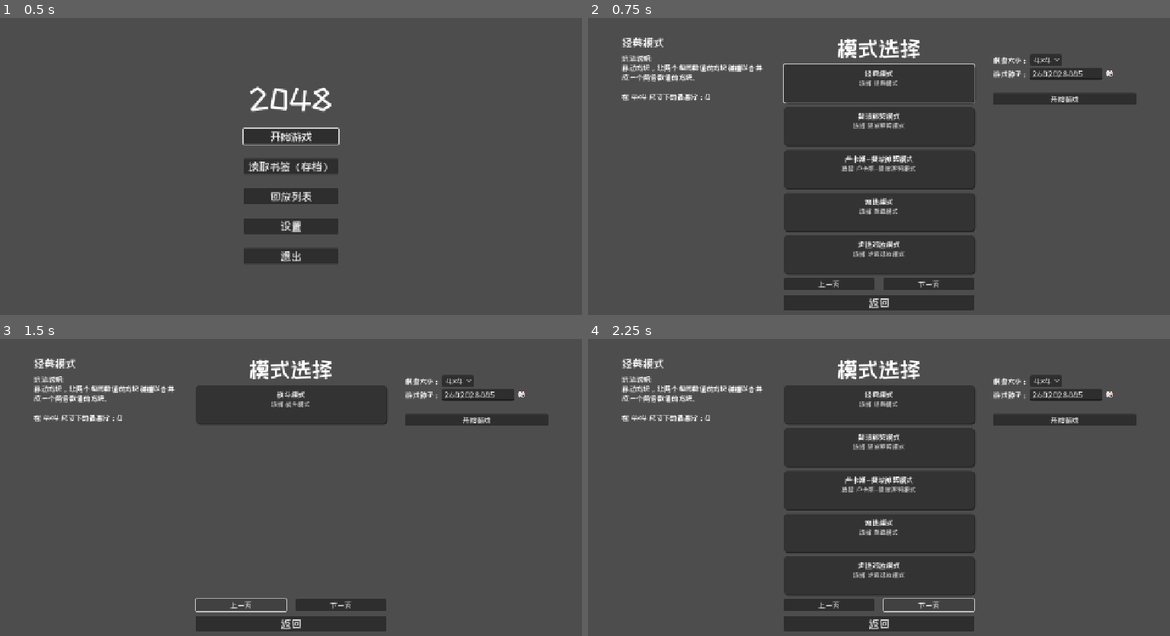
Above: before the commit, frames 1-4 (two rows, left to right).
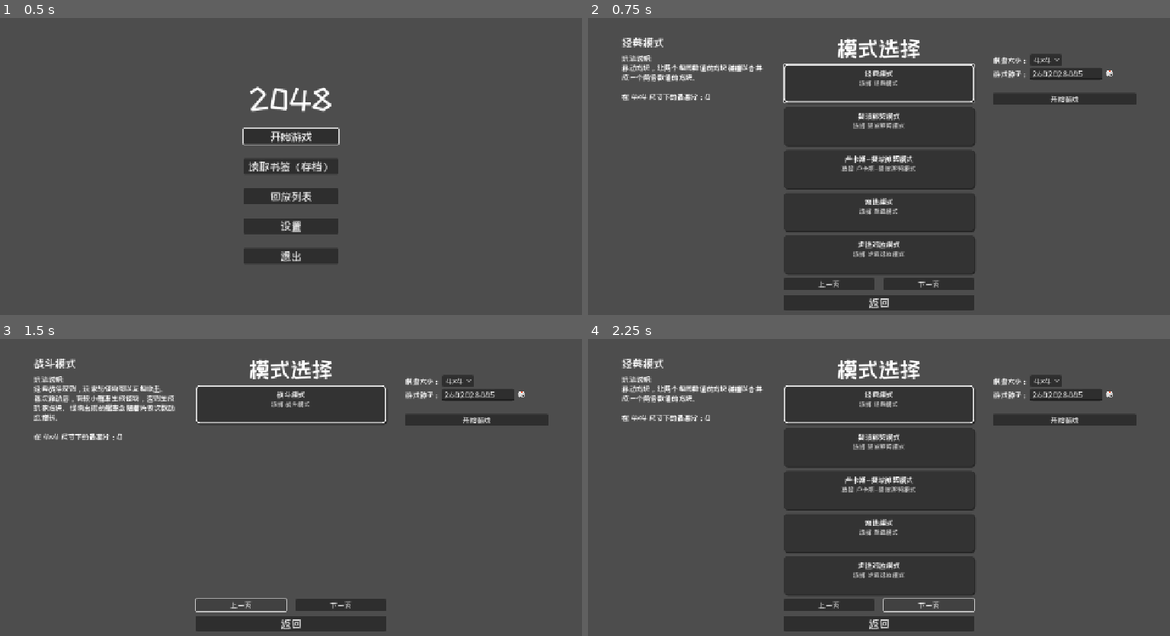
Above: after the commit, the same moments.

Repository: C76GN/2048-all-in-one
Game: Godot game, scene res://scenes/menus/main_menu.tscn
Same seed, same stepped clock (60 frames per second), same inputs: the game is played once before the commit and once after it.
Inputs:
- Up to frame 1 (0.5 s): no input
- Up to frame 2 (0.75 s): click "开始游戏" at 0.5 s
- Up to frame 3 (1.5 s): click "上一页" at 1.25 s
- Up to frame 4 (2.25 s): click "下一页" at 2 s

Frame 1 is identical in both runs. In frame 2, 0.4% of the frame differs, in the area x 33-67%, y 15-29%; in frame 3, 2.1%, in the area x 5-67%, y 6-35%; in frame 4, 0.4%.

Commit message:
Refactor mode selection UI and improve card highlighting
Refactored mode selection logic to use a unified async list update and focus management, replacing previous page handling functions. Improved ModeCard to support persistent selection highlighting, even when not focused, and unified style management for focus and selection. Updated scene focus navigation for better accessibility and user experience.

Diff:
--- a/scenes/menus/mode_selection.tscn
+++ b/scenes/menus/mode_selection.tscn
@@ -79,7 +79,7 @@
 layout_mode = 2
 size_flags_horizontal = 3
 focus_neighbor_left = NodePath("../PrevPageButton")
-focus_neighbor_right = NodePath("../PrevPageButton")
+focus_neighbor_right = NodePath("../../../RightPanelContainer/StartGameButton")
 focus_neighbor_bottom = NodePath("../../BackButton")
 text = "下一页"
 
@@ -150,5 +150,6 @@
 [node name="StartGameButton" type="Button" parent="CenterContainer/MainLayout/RightPanelContainer"]
 layout_mode = 2
 focus_neighbor_left = NodePath("../../CenterPanel/ModeListContainer")
+focus_neighbor_bottom = NodePath("../HBoxContainer/GridSizeOptionButton")
 disabled = true
 text = "开始游戏"
--- a/scripts/menus/mode_selection.gd
+++ b/scripts/menus/mode_selection.gd
@@ -1,4 +1,5 @@
 # scripts/menus/mode_selection.gd
+@tool
 
 ## ModeSelection: 模式选择界面的UI控制器。
 ##
@@ -25,7 +26,7 @@
 
 # --- 私有变量 ---
 
-## 当前被选中或聚焦的模式配置。
+## 当前被明确选中的模式配置。
 var _selected_mode_config: GameModeConfig = null
 
 ## 当前在UI上选择的棋盘尺寸。
@@ -73,27 +74,18 @@
 
 func _ready() -> void:
 	_create_persistent_info_panel()
-	_populate_mode_list()
+	_update_pagination_buttons_visibility()
 
 	_back_button.pressed.connect(_on_back_button_pressed)
 	_grid_size_option_button.item_selected.connect(_on_grid_size_selected)
 	_start_game_button.pressed.connect(_on_start_game_button_pressed)
 	_refresh_seed_button.pressed.connect(_on_refresh_seed_button_pressed)
-	_prev_page_button.pressed.connect(_on_prev_page_pressed)
-	_next_page_button.pressed.connect(_on_next_page_pressed)
+	_prev_page_button.pressed.connect(func(): _change_page(-1))
+	_next_page_button.pressed.connect(func(): _change_page(1))
 	_grid_size_option_button.get_popup().id_focused.connect(_on_grid_size_focused)
 
 	_generate_and_display_new_seed()
-
-	var cards: Array = _mode_list_container.get_children()
-	if not cards.is_empty():
-		var first_card: ModeCard = cards[0]
-		await get_tree().process_frame
-		_on_mode_card_focused(first_card.get_config_path())
-		first_card.grab_focus()
-	else:
-		_info_default_label.visible = true
-		_right_panel_container.visible = false
+	_update_list_and_focus(true)
 
 
 func _unhandled_input(event: InputEvent) -> void:
@@ -110,16 +102,57 @@
 
 # --- 私有/辅助方法 ---
 
+## 异步函数，安全地处理翻页和列表更新，避免时序问题。
+## @param is_initial_load: 是否是第一次加载。
+func _update_list_and_focus(is_initial_load: bool = false) -> void:
+	# 步骤 1: 清空旧的卡片
+	for child in _mode_list_container.get_children():
+		child.queue_free()
+
+	# 步骤 2: 等待一帧，确保 Godot 已处理完删除队列
+	await get_tree().process_frame
+
+	# 步骤 3: 创建并添加新的卡片
+	if _total_pages > 0:
+		var start_index: int = _current_page * _items_per_page
+		var modes_for_this_page: Array = mode_configs.slice(start_index, start_index + _items_per_page)
+		for mode_config_resource in modes_for_this_page:
+			if is_instance_valid(mode_config_resource):
+				var card := MODE_CARD_SCENE.instantiate() as ModeCard
+				_mode_list_container.add_child(card)
+				card.setup(mode_config_resource.resource_path)
+				card.card_focused.connect(_set_selected_mode_by_path)
+
+	# 步骤 4: 再次等待一帧，确保新节点完全进入场景树
+	await get_tree().process_frame
+
+	# 步骤 5: 稳定状态下设置焦点邻居
+	_setup_focus_neighbors()
+
+	# 步骤 6: 选择新页面的第一个模式
+	var cards: Array = _mode_list_container.get_children()
+	if not cards.is_empty():
+		var first_card: ModeCard = cards[0]
+		_set_selected_mode_by_path(first_card.get_config_path())
+		# 如果是第一次加载，则自动聚焦到第一个卡片上
+		if is_initial_load:
+			first_card.grab_focus()
+	else:
+		_info_default_label.visible = true
+		_right_panel_container.visible = false
+
+
+## 将焦点设置到上一次被选中的卡片上。
 func _focus_last_selected_card() -> void:
 	if not is_instance_valid(_selected_mode_config):
 		return
-
 	for card in _mode_list_container.get_children():
 		if card is ModeCard and card.get_config_path() == _selected_mode_config.resource_path:
 			card.grab_focus()
 			break
 
 
+## 创建并初始化左侧信息面板的UI控件。
 func _create_persistent_info_panel() -> void:
 	_info_name_label = Label.new()
 	_info_name_label.add_theme_font_size_override("font_size", 24)
@@ -137,38 +170,50 @@
 	_left_panel_container.add_child(_info_score_label)
 
 
-func _populate_mode_list() -> void:
-	for child in _mode_list_container.get_children():
-		child.queue_free()
-
-	_total_pages = 0 if mode_configs.is_empty() else int(ceil(float(mode_configs.size()) / _items_per_page))
-	_update_pagination_buttons_visibility()
-
-	if _total_pages == 0:
-		return
-
-	var start_index: int = _current_page * _items_per_page
-	var modes_for_this_page: Array = mode_configs.slice(start_index, start_index + _items_per_page)
-
-	for mode_config_resource in modes_for_this_page:
-		if not is_instance_valid(mode_config_resource):
-			continue
-
-		var card := MODE_CARD_SCENE.instantiate() as ModeCard
-		_mode_list_container.add_child(card)
-		card.setup(mode_config_resource.resource_path)
-		card.card_focused.connect(_on_mode_card_focused)
-
+## 设置UI控件间的焦点导航关系。
+func _setup_focus_neighbors() -> void:
 	var cards: Array = _mode_list_container.get_children()
-	if not cards.is_empty():
-		for i in range(cards.size()):
-			var current_card: Control = cards[i]
-			if i > 0:
-				current_card.focus_neighbor_top = cards[i - 1].get_path()
-			if i < cards.size() - 1:
-				current_card.focus_neighbor_bottom = cards[i + 1].get_path()
-
-
+
+	# 如果当前页没有卡片
+	if cards.is_empty():
+		_back_button.focus_neighbor_bottom = _back_button.get_path()
+		_prev_page_button.focus_neighbor_top = _back_button.get_path()
+		_next_page_button.focus_neighbor_top = _back_button.get_path()
+		return
+
+	var first_card: Control = cards[0]
+	var last_card: Control = cards[-1]
+
+	# 列表内部的垂直焦点
+	for i in range(cards.size()):
+		var current_card: Control = cards[i]
+		current_card.focus_neighbor_top = cards[i - 1].get_path() if i > 0 else _back_button.get_path()
+		current_card.focus_neighbor_bottom = cards[i + 1].get_path() if i < cards.size() - 1 else _prev_page_button.get_path()
+		current_card.focus_neighbor_right = _grid_size_option_button.get_path()
+
+	# 外部控件与列表的循环焦点
+	_back_button.focus_neighbor_bottom = first_card.get_path()
+	_prev_page_button.focus_neighbor_top = last_card.get_path()
+	_next_page_button.focus_neighbor_top = last_card.get_path()
+
+
+## 根据资源路径设置当前选中的模式。
+## @param config_path: 模式配置文件的资源路径。
+func _set_selected_mode_by_path(config_path: String) -> void:
+	if is_instance_valid(_selected_mode_config) and _selected_mode_config.resource_path == config_path:
+		return
+
+	_selected_mode_config = load(config_path)
+
+	for card_node in _mode_list_container.get_children():
+		if card_node is ModeCard:
+			var card: ModeCard = card_node
+			card.set_selected(card.get_config_path() == config_path)
+
+	_update_ui_for_selection()
+
+
+## 当一个模式被选中时，更新整个UI的显示内容。
 func _update_ui_for_selection() -> void:
 	if not is_instance_valid(_selected_mode_config):
 		_info_default_label.visible = true
@@ -190,12 +235,14 @@
 	_populate_right_panel()
 
 
+## 填充左侧信息面板（名称、描述、分数）。
 func _populate_left_panel() -> void:
 	_info_name_label.text = _selected_mode_config.mode_name
 	_info_desc_label.text = _selected_mode_config.mode_description
 	_update_high_score_label()
 
 
+## 填充右侧配置面板（棋盘尺寸、开始按钮）。
 func _populate_right_panel() -> void:
 	_grid_size_option_button.clear()
 	var default_size_index: int = -1
@@ -204,7 +251,6 @@
 		var text: String = "%dx%d" % [grid_s, grid_s]
 		_grid_size_option_button.add_item(text)
 		_grid_size_option_button.set_item_metadata(-1, grid_s)
-
 		if grid_s == _selected_mode_config.default_grid_size:
 			default_size_index = _grid_size_option_button.item_count - 1
 
@@ -215,42 +261,65 @@
 	_start_game_button.disabled = false
 
 
+## 更新左侧信息面板中的最高分标签。
 func _update_high_score_label() -> void:
+	if not is_instance_valid(_selected_mode_config):
+		return
+
 	var mode_id: String = _selected_mode_config.resource_path.get_file().get_basename()
 	var high_score: int = SaveManager.get_high_score(mode_id, _current_grid_size)
 	_info_score_label.text = "\n在 %dx%d 尺寸下的最高分：%d" % [_current_grid_size, _current_grid_size, high_score]
 
 
+## 根据模式总数更新翻页按钮的可见性。
 func _update_pagination_buttons_visibility() -> void:
+	if mode_configs.is_empty():
+		_total_pages = 0
+	else:
+		_total_pages = int(ceil(float(mode_configs.size()) / _items_per_page))
+
 	_pagination_container.visible = _total_pages > 1
 
 
+## 生成一个新的随机种子并显示在输入框中。
 func _generate_and_display_new_seed() -> void:
 	var rng := RandomNumberGenerator.new()
 	rng.randomize()
 	_seed_line_edit.text = str(rng.randi())
 
 
+## 更新当前选择的棋盘尺寸并刷新UI。
+## @param index: OptionButton中被选中项的索引。
 func _update_grid_size_and_ui(index: int) -> void:
 	if index < 0 or index >= _grid_size_option_button.item_count:
 		return
+
 	_current_grid_size = _grid_size_option_button.get_item_metadata(index)
+
 	if is_instance_valid(_selected_mode_config):
 		_update_high_score_label()
 
 
+## 统一处理翻页逻辑。
+## @param direction: 翻页方向, -1为上一页, 1为下一页。
+func _change_page(direction: int) -> void:
+	if _total_pages <= 1:
+		return
+
+	if direction == -1: # 上一页
+		_current_page = (_current_page - 1 + _total_pages) % _total_pages
+		_prev_page_button.grab_focus()
+	else: # 下一页
+		_current_page = (_current_page + 1) % _total_pages
+		_next_page_button.grab_focus()
+
+	await _update_list_and_focus()
+
+
 # --- 信号处理函数 ---
 
 func _on_back_button_pressed() -> void:
 	GlobalGameManager.return_to_main_menu()
-
-
-func _on_mode_card_focused(config_path: String) -> void:
-	if is_instance_valid(_selected_mode_config) and _selected_mode_config.resource_path == config_path:
-		return
-
-	_selected_mode_config = load(config_path)
-	_update_ui_for_selection()
 
 
 func _on_grid_size_focused(index: int) -> void:
@@ -269,10 +338,14 @@
 
 	var seed_text: String = _seed_line_edit.text
 	var seed_value: int = 0
+
 	if seed_text.is_empty():
 		seed_value = int(Time.get_unix_time_from_system())
 	else:
-		seed_value = int(seed_text) if seed_text.is_valid_int() else seed_text.hash()
+		if seed_text.is_valid_int():
+			seed_value = int(seed_text)
+		else:
+			seed_value = seed_text.hash()
 
 	GlobalGameManager.select_mode_and_start(
 		_selected_mode_config.resource_path,
@@ -284,19 +357,3 @@
 
 func _on_refresh_seed_button_pressed() -> void:
 	_generate_and_display_new_seed()
-
-
-func _on_prev_page_pressed() -> void:
-	if _total_pages <= 1:
-		return
-
-	_current_page = (_current_page - 1 + _total_pages) % _total_pages
-	_populate_mode_list()
-
-
-func _on_next_page_pressed() -> void:
-	if _total_pages <= 1:
-		return
-
-	_current_page = (_current_page + 1) % _total_pages
-	_populate_mode_list()
--- a/scripts/ui/mode_card.gd
+++ b/scripts/ui/mode_card.gd
@@ -3,7 +3,8 @@
 ## ModeCard: 在模式选择界面中代表单个游戏模式的UI卡片。
 ##
 ## 负责加载并显示模式的名称和描述，并在获得焦点时发出信号，
-## 以便主界面更新模式详情。
+## 以便主界面更新模式详情。它支持一个独立的“选中”状态，
+## 即使在焦点离开后也能保持高亮。
 class_name ModeCard
 extends Button
 
@@ -20,17 +21,54 @@
 ## 存储此卡片关联的模式配置资源路径。
 var _config_path: String
 
+## 标记此卡片是否处于“已选择”状态。
+var _is_selected: bool = false
+
+## 用于存储原始的StyleBox，以便在失去焦点时恢复。
+var _original_stylebox: StyleBox
+
+## 用于在获得焦点时显示高亮效果的StyleBox。
+var _focused_stylebox: StyleBox
+
+## 用于在“已选择”但未聚焦时显示高亮效果的StyleBox。
+var _selected_stylebox: StyleBox
+
 
 # --- @onready 变量 (节点引用) ---
 
 @onready var _title_label: Label = $MarginContainer/VBoxContainer/TitleLabel
 @onready var _description_label: Label = $MarginContainer/VBoxContainer/DescriptionLabel
+@onready var _panel: Panel = $Panel
 
 
 # --- Godot 生命周期方法 ---
 
 func _ready() -> void:
+	# 从 Panel 子节点获取原始样式
+	_original_stylebox = _panel.get_theme_stylebox("panel")
+
+	# 基于原始样式创建高亮样式
+	if _original_stylebox is StyleBoxFlat:
+		var original_flat_style: StyleBoxFlat = _original_stylebox as StyleBoxFlat
+
+		# 定义统一的高亮边框样式
+		var highlight_style := original_flat_style.duplicate() as StyleBoxFlat
+		highlight_style.border_width_top = 2
+		highlight_style.border_width_right = 2
+		highlight_style.border_width_bottom = 2
+		highlight_style.border_width_left = 2
+		highlight_style.border_color = Color(1.0, 1.0, 1.0, 1.0) # 白色
+
+		# 让“选中”和“聚焦”样式都使用这个统一样式
+		_selected_stylebox = highlight_style
+		_focused_stylebox = highlight_style
+	else:
+		# 为非 StyleBoxFlat 的情况提供安全的回退
+		_selected_stylebox = _original_stylebox.duplicate()
+		_focused_stylebox = _original_stylebox.duplicate()
+
 	focus_entered.connect(_on_focus_entered)
+	focus_exited.connect(_on_focus_exited)
 	pressed.connect(_on_pressed)
 
 
@@ -56,15 +94,37 @@
 	return _config_path
 
 
+## 设置卡片的“已选择”状态，并更新其视觉样式。
+## @param is_selected: true 表示设为选中，false 表示取消选中。
+func set_selected(is_selected: bool) -> void:
+	_is_selected = is_selected
+	_update_style()
+
+
+# --- 私有/辅助方法 ---
+
+## 根据当前状态（是否聚焦，是否选中）更新卡片的StyleBox。
+func _update_style() -> void:
+	# 将样式应用到 _panel 子节点上
+	if has_focus():
+		_panel.add_theme_stylebox_override("panel", _focused_stylebox)
+	elif _is_selected:
+		_panel.add_theme_stylebox_override("panel", _selected_stylebox)
+	else:
+		_panel.add_theme_stylebox_override("panel", _original_stylebox)
+
+
 # --- 信号处理函数 ---
 
-## 当卡片获得焦点时，发出信号通知父节点。
 func _on_focus_entered() -> void:
 	card_focused.emit(_config_path)
+	_update_style()
 
 
-## 响应按钮自身的 `pressed` 信号。
-## 用于在点击或确认卡片时，将焦点快速转移到右侧的配置面板。
+func _on_focus_exited() -> void:
+	_update_style()
+
+
 func _on_pressed() -> void:
 	var neighbor_path: NodePath = get_focus_neighbor(SIDE_RIGHT)
 
